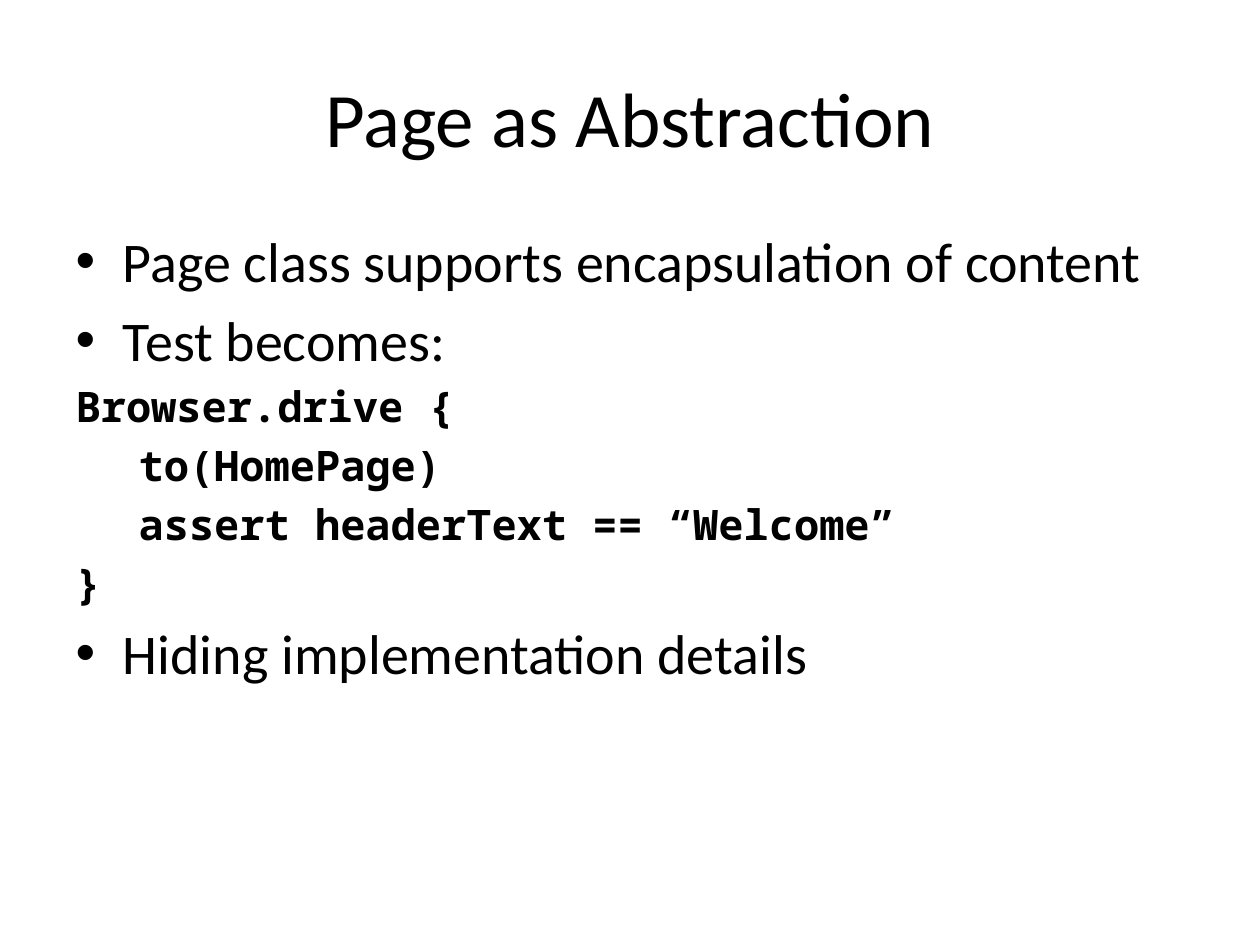
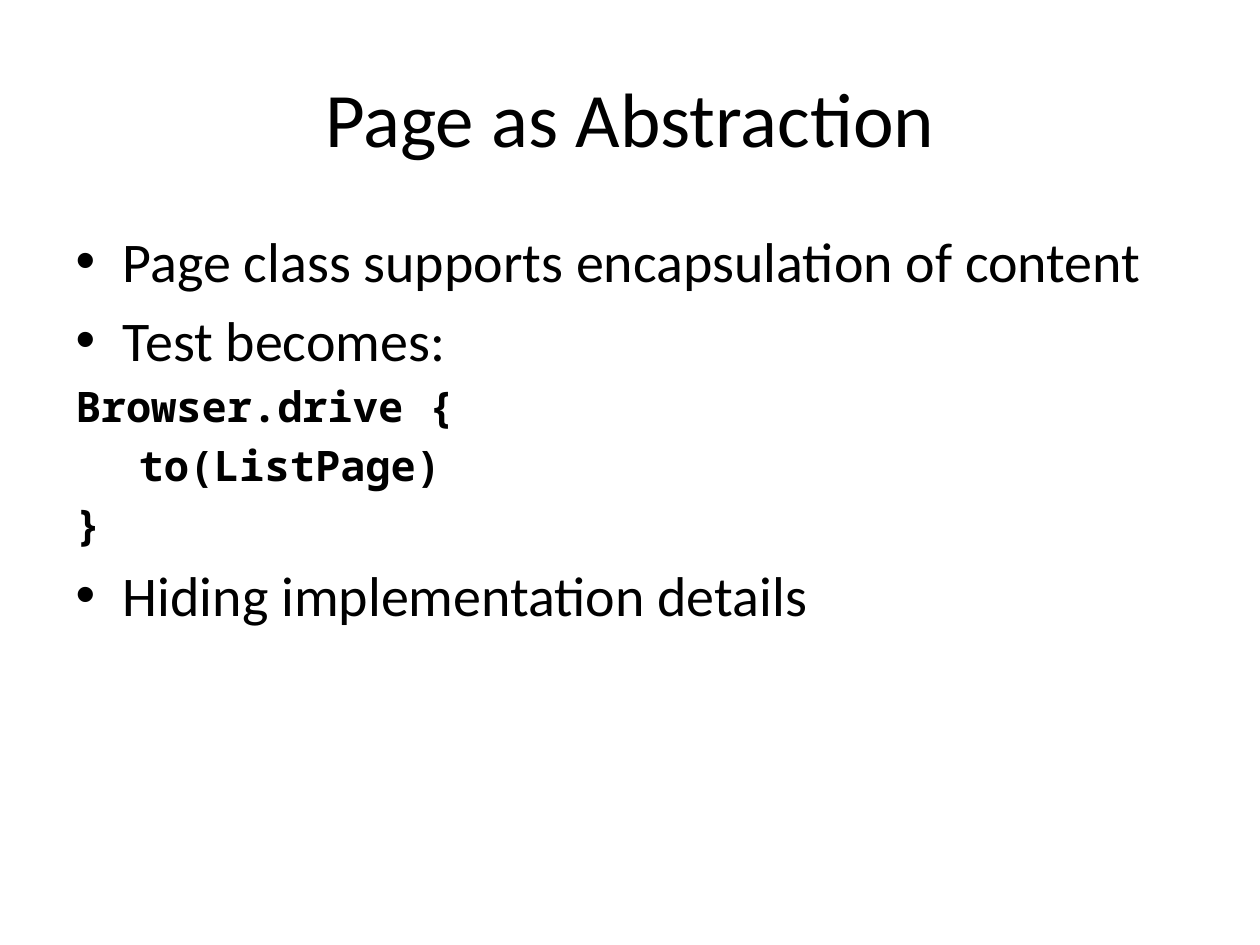
Before and after one commit to RichardAlexanderGreen/example-geb, a slide deck: slide 31 of GebTalk.pptx. Drawn at 1260x945 pixels with LibreOffice and Linux fonts; fonts in the diff are those of the drawing. Boxes give left, top, right and bottom in pixels: in the first picture for what was removed or moved away, otherwise in the second. Text is boxed around its words. In the diff, an @@ line names an element or a change of style, - is before the commit and + after.

```diff
--- a/GebTalk.pptx
+++ b/GebTalk.pptx
@@ text at (139, 448, 442, 492): text changed @@
-to(HomePage)
-assert headerText == “Welcome”
+to(ListPage)
```
Also in this commit, not shown: 15 other slides changed, 3 slides added, 1 slide removed.
